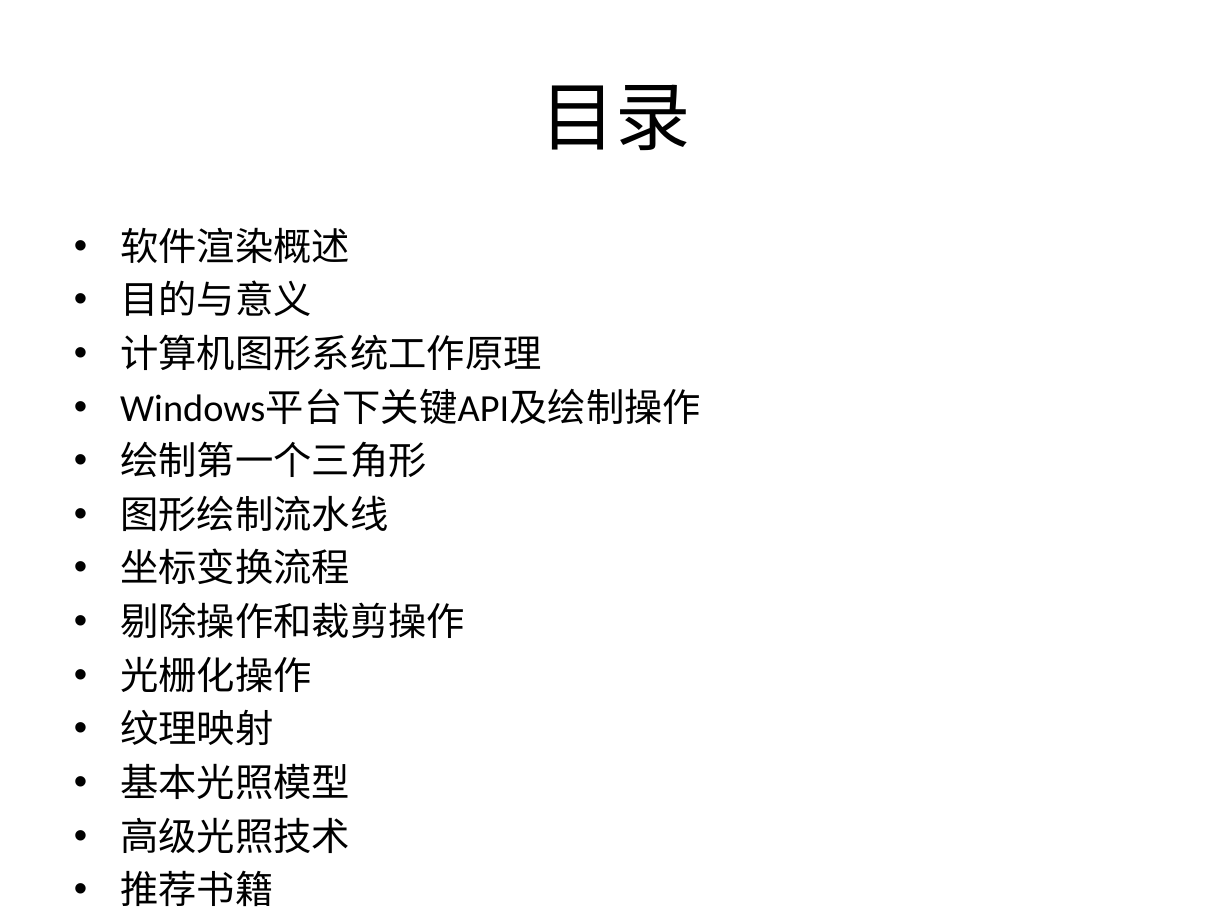
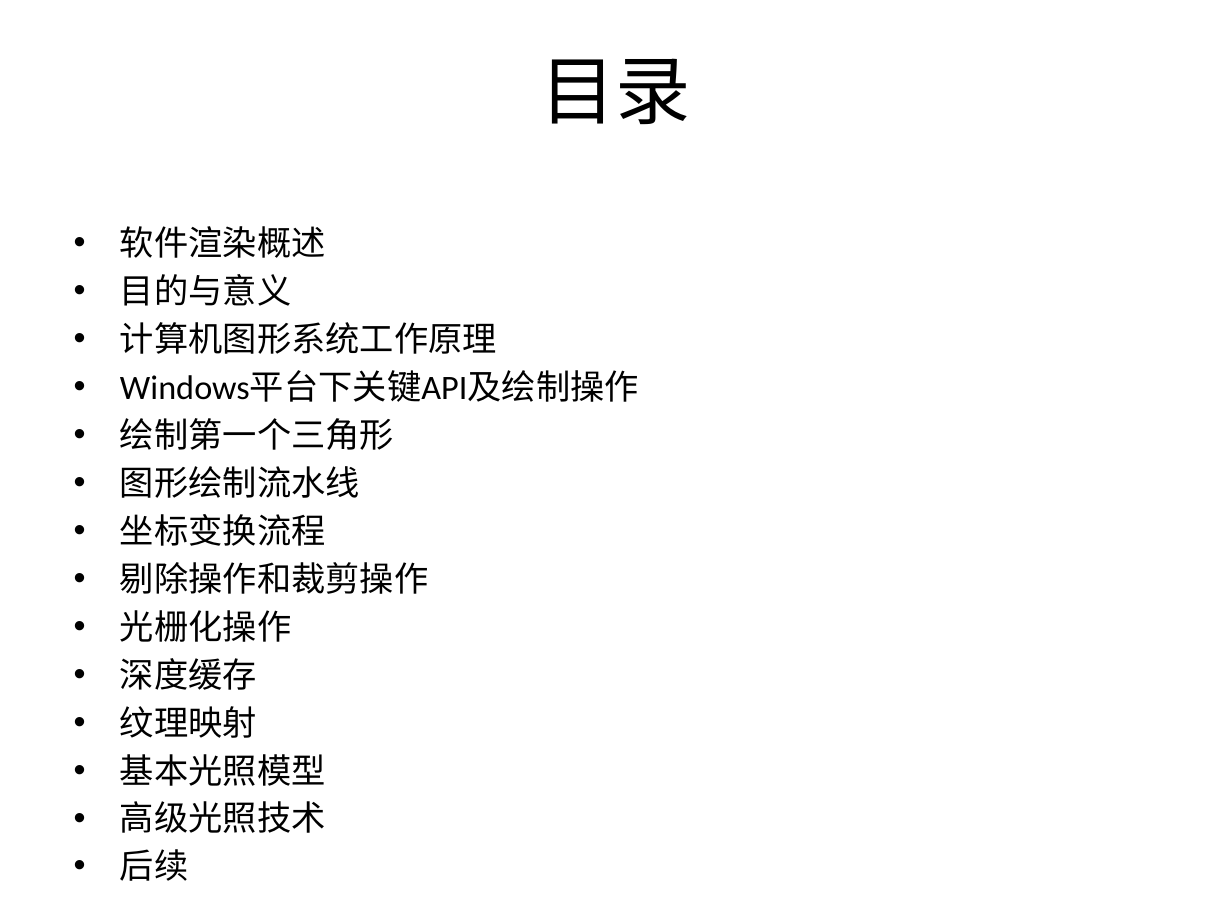
Before and after one commit to SeventhMage/MagicX, a slide deck: slide 2 of SoftEngine/doc/SoftwareRender.pptx. Drawn at 1232x924 pixels with LibreOffice and Linux fonts; fonts in the diff are those of the drawing; background and template pictures are left out. Boxes give left, top, right and bottom in pixels: in the first picture for what was removed or moved away, otherwise in the second. Text is boxed around its words. In the diff, an @@ line names an element or a change of style, - is before the commit and + after.

```diff
--- a/SoftEngine/doc/SoftwareRender.pptx
+++ b/SoftEngine/doc/SoftwareRender.pptx
@@ title "目录" at (x1=541, y1=58, x2=692, y2=125): vertical alignment middle to top @@
@@ text at (x1=120, y1=226, x2=639, y2=833): size 22.4 to 20 pt @@
@@ text at (x1=120, y1=658, x2=257, y2=690): paragraph added @@
+• 深度缓存
@@ text at (x1=120, y1=870, x2=273, y2=906): text changed; size 22.4 to 20 pt @@
-• 推荐书籍
+• 后续
```
Also in this commit, not shown: 33 other slides changed, 16 slides added, 1 slide removed.
